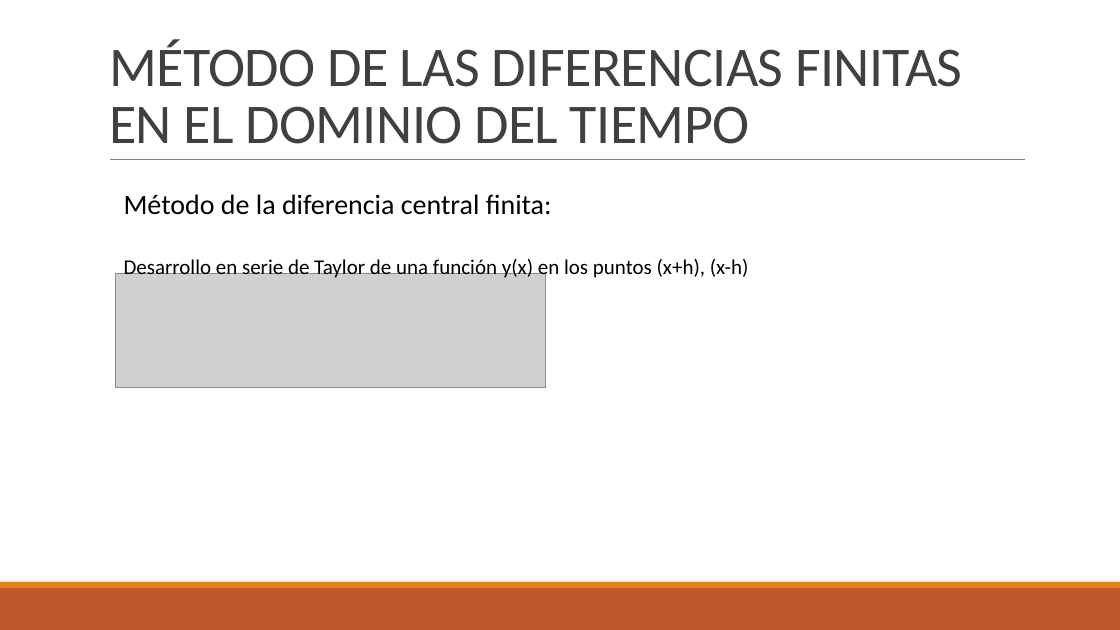
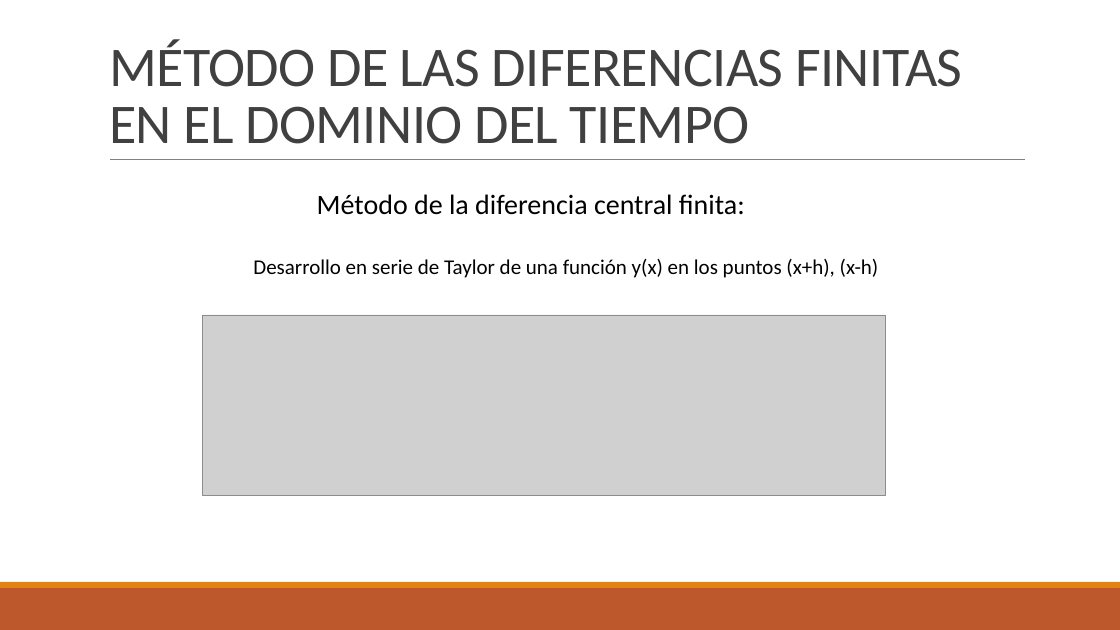
Before and after one commit to juanjo1213/TFG-FDTD, a slide deck: slide 7 of Diapositivas/FDTD.pptx (slide 6 before the commit). Drawn at 1120x630 pixels with LibreOffice and Linux fonts; fonts in the diff are those of the drawing; grey boxes stand for pictures. Boxes give left, top, right and bottom in pixels: in the first picture for what was removed or moved away, otherwise in the second. Text is boxed around its words. In the diff, an @@ line names an element or a change of style, - is before the commit and + after.

```diff
--- a/Diapositivas/FDTD.pptx
+++ b/Diapositivas/FDTD.pptx
@@ text "Método de la diferencia central ...": place and size @@
-text "Método de la diferencia central ..." at bbox=[124, 194, 749, 281]
+text "Método de la diferencia central ..." at bbox=[253, 194, 879, 278]
@@ picture: place and size @@
-picture at bbox=[115, 273, 545, 387]
+picture at bbox=[202, 315, 886, 496]
```
Also in this commit, not shown: 7 other slides changed, 2 slides added, 3 slides removed, 6 other files.
